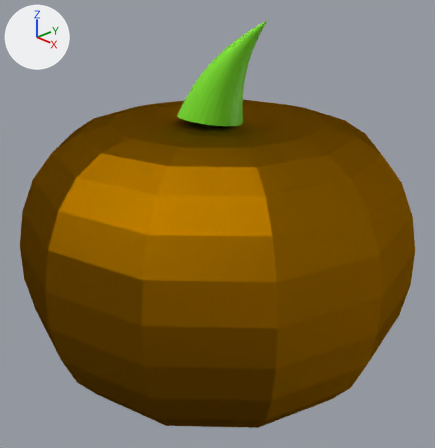
Two versions of the Blender file Game/Assets/Oscar/Raw/pumpkin.blend, one commit apart.
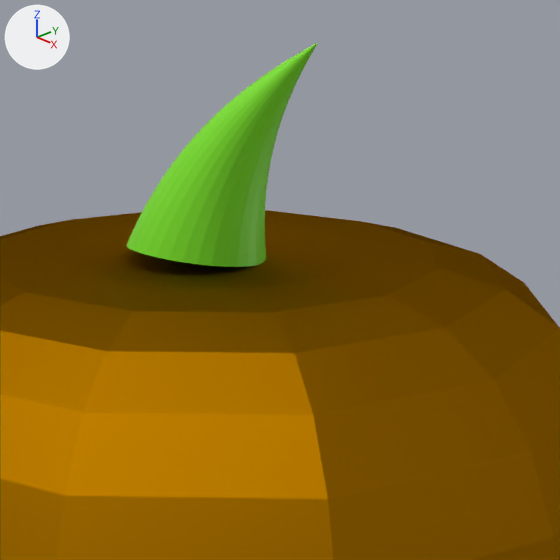
Each version is shown whole from a 50 mm camera at (2.13, -2.0, 1.83) aimed at (0.03, -0.03, 0.63), then close up on the part from 27% to 88% of the width and 0% to 59% of the height. Lighting does not change. The marker at upper left points along +X, +Y and +Z.
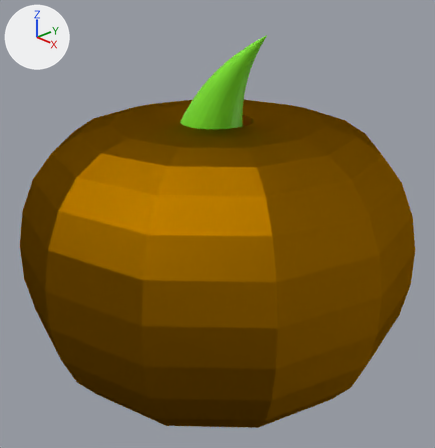
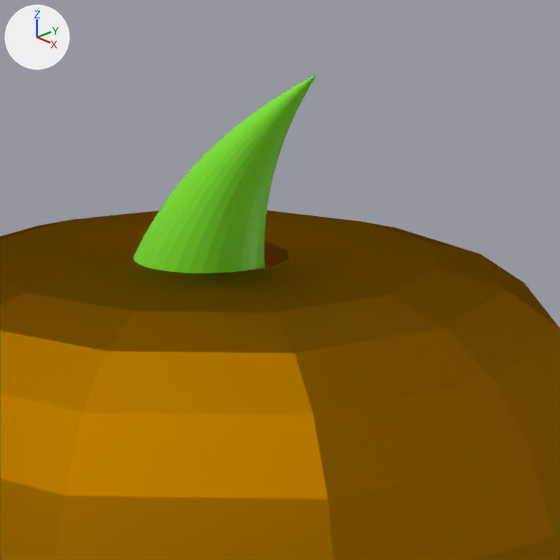
Changed parts and their boxes [x1, y1, x2, y2] in the close-ups (560 x 560 px):
'Cone', moved: before [127, 43, 318, 267]; after [133, 74, 317, 273]
part 1 of me_sphere_001, built on: before [133, 242, 288, 272]; after [134, 242, 288, 268]

Edits to the bpy script that builds the scene:
```text
Add mat_material_003:
    mat_material_003 = principled_material('Material.003')
    mat_material_003.base_color = (0.0, 0.0, 0.0)  # black #000000
Change me_sphere_001:
    used by ob_sphere; location = (0.0, 0.0, 0.498)
    remove me_sphere_001.from_pydata(...)  # 268 vertices, 252 faces; spans x -1.0..1.0, y -1.0..1.0, z -0.67..0.67
    add me_sphere_001.from_pydata(...)  # 280 vertices, 264 faces; spans x -1.0..1.0, y -1.0..1.0, z -0.67..0.67
    me_sphere_001 part 1
    1 vertex is removed from x 0.0, y 0.0, z 0.66
    12 faces are deleted
    1 vertex is added at (0.0, 0.0, 0.6)
    12 new vertices lie (0.0, 0.0, -0.05) away from vertices in x -0.18..0.18, y -0.18..0.18, z 0.66
    24 new faces join them, mat_material_001
    add me_sphere_001.materials.append(mat_material_003)  # black #000000
Change ob_cone:
    ob_cone.location: (-0.047, 0.099, 0.791) -> (-0.047, 0.099, 0.73)
```
